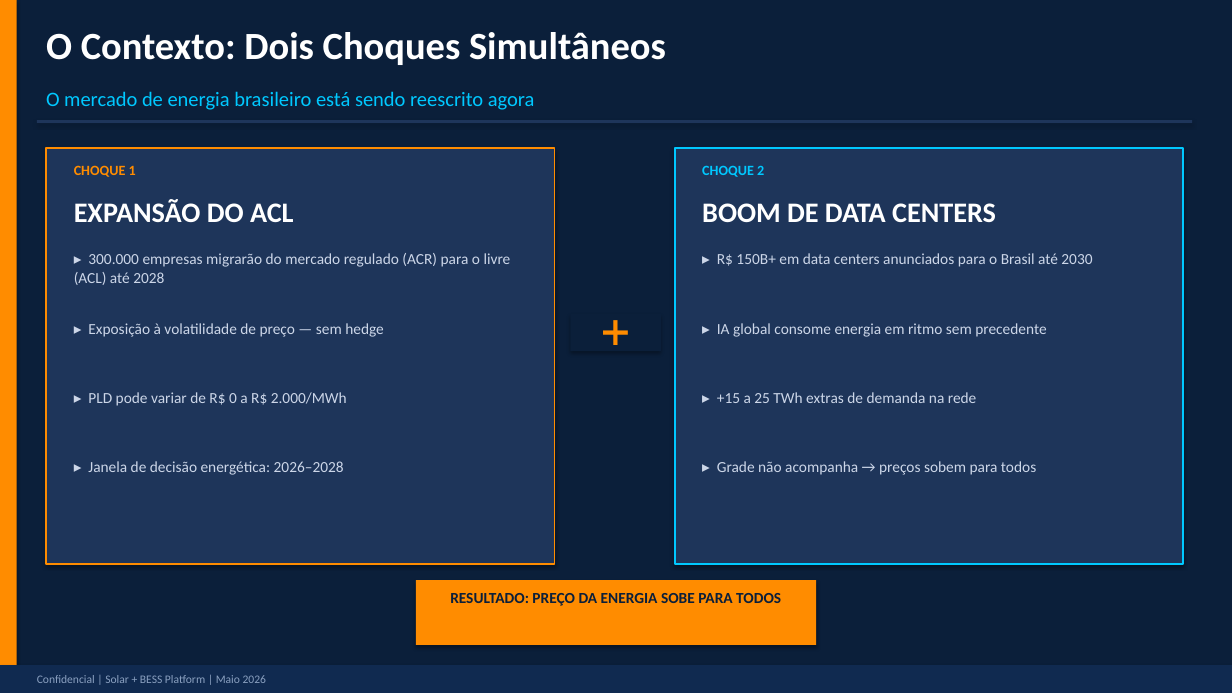
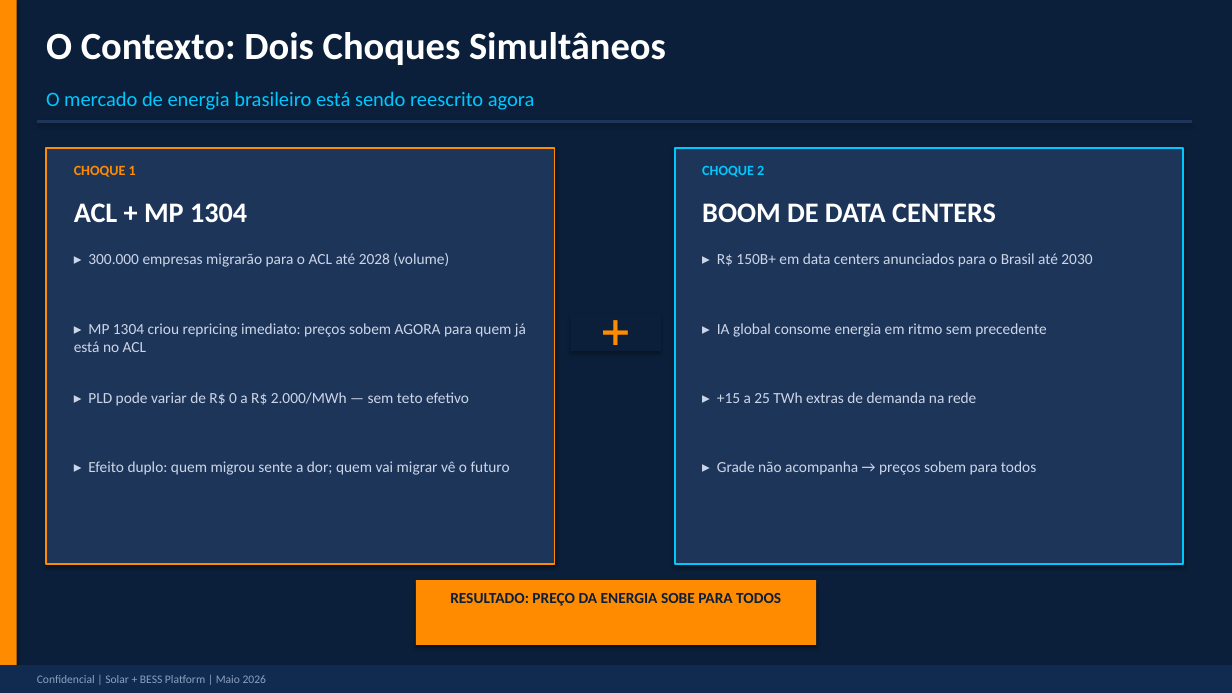
Before and after one commit to julianoper-creator/BessSimulator, a slide deck: slide 2 of docs/Solar_BESS_Platform_PitchDeck.pptx. Drawn at 1232x693 pixels with LibreOffice and Linux fonts; fonts in the diff are those of the drawing. Boxes give left, top, right and bottom in pixels: in the first picture for what was removed or moved away, otherwise in the second. Text is boxed around its words. In the diff, an @@ line names an element or a change of style, - is before the commit and + after.

```diff
--- a/docs/Solar_BESS_Platform_PitchDeck.pptx
+++ b/docs/Solar_BESS_Platform_PitchDeck.pptx
@@ text at box(74, 203, 247, 222): text changed @@
-EXPANSÃO DO ACL
+ACL + MP 1304
@@ text at box(88, 253, 449, 267): text changed @@
-▸ 300.000 empresas migrarão do mercado regulado (ACR) para o livre (ACL) até 2028
+▸ 300.000 empresas migrarão para o ACL até 2028 (volume)
@@ text at box(74, 323, 526, 352): text changed @@
-▸ Exposição à volatilidade de preço — sem hedge
+▸ MP 1304 criou repricing imediato: preços sobem AGORA para quem já está no ACL
@@ text at box(88, 392, 469, 406): text changed @@
-▸ PLD pode variar de R$ 0 a R$ 2.000/MWh
+▸ PLD pode variar de R$ 0 a R$ 2.000/MWh — sem teto efetivo
@@ text at box(88, 461, 510, 475): text changed @@
-▸ Janela de decisão energética: 2026–2028
+▸ Efeito duplo: quem migrou sente a dor; quem vai migrar vê o futuro
```
Also in this commit, not shown: 3 other slides changed.
